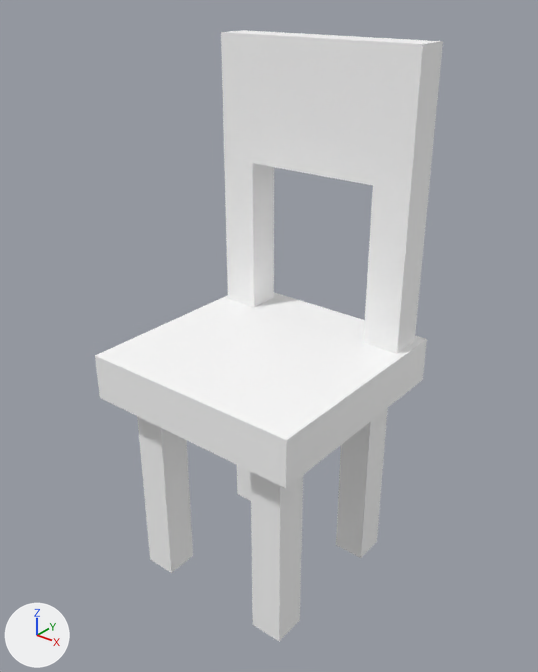
What one commit did to the glTF model assets/synty/simple_fantasy_interiors/models/SM_Prop_Chair_05.glb.
One viewpoint serves both versions: a camera (50 mm lens) standing at (0.0163, -0.0201, 0.0232) and looking at (0.0001, 0.0001, 0.0107). Lighting does not change. The marker at lower left points along +X, +Y and +Z.

Names of what the first picture shows: 'SM_Prop_Seat_01'.
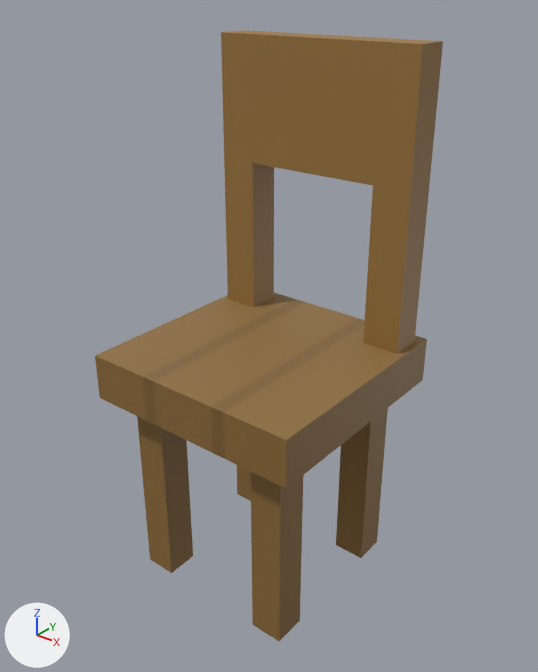
Changed parts and their boxes (x1, y1, x2, y2) in the pictures (538 x 672 px):
```json
{"object": "SM_Prop_Seat_01", "change": "surface changed", "before": [95, 30, 443, 641], "after": [95, 30, 443, 641], "on screen": "white to brown"}
```

Edits to the scene script, one JSON object a line:
```json
{"op": "add", "block": "img_simplefantasyinteriorstexture", "code": ["img_simplefantasyinteriorstexture = load_image('SimpleFantasyInteriorsTexture', '_unpacked/SimpleFantasyInteriorsTexture', 1024, 1024, 'sRGB')"]}
{"op": "remove", "block": "mat_lambert1", "code": "mat_lambert1.base_color = (1.0, 1.0, 1.0)  # white #ffffff"}
{"op": "add", "block": "mat_lambert1", "code": "mat_lambert1.texture = img_simplefantasyinteriorstexture"}
```
